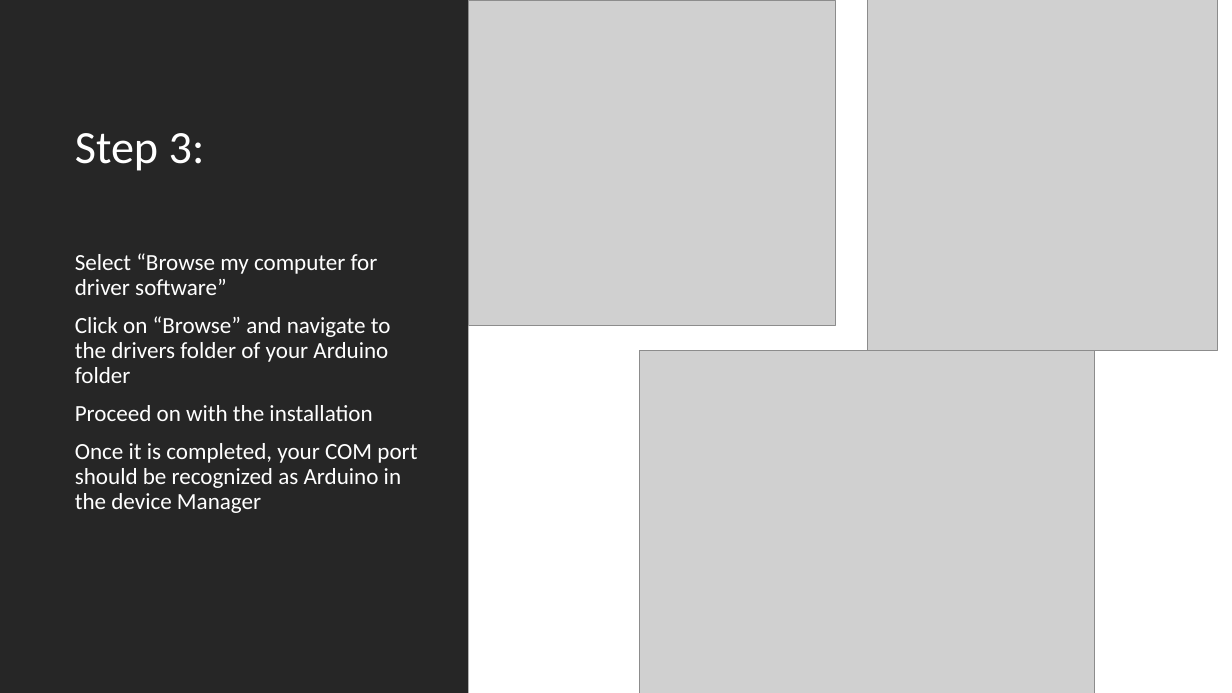
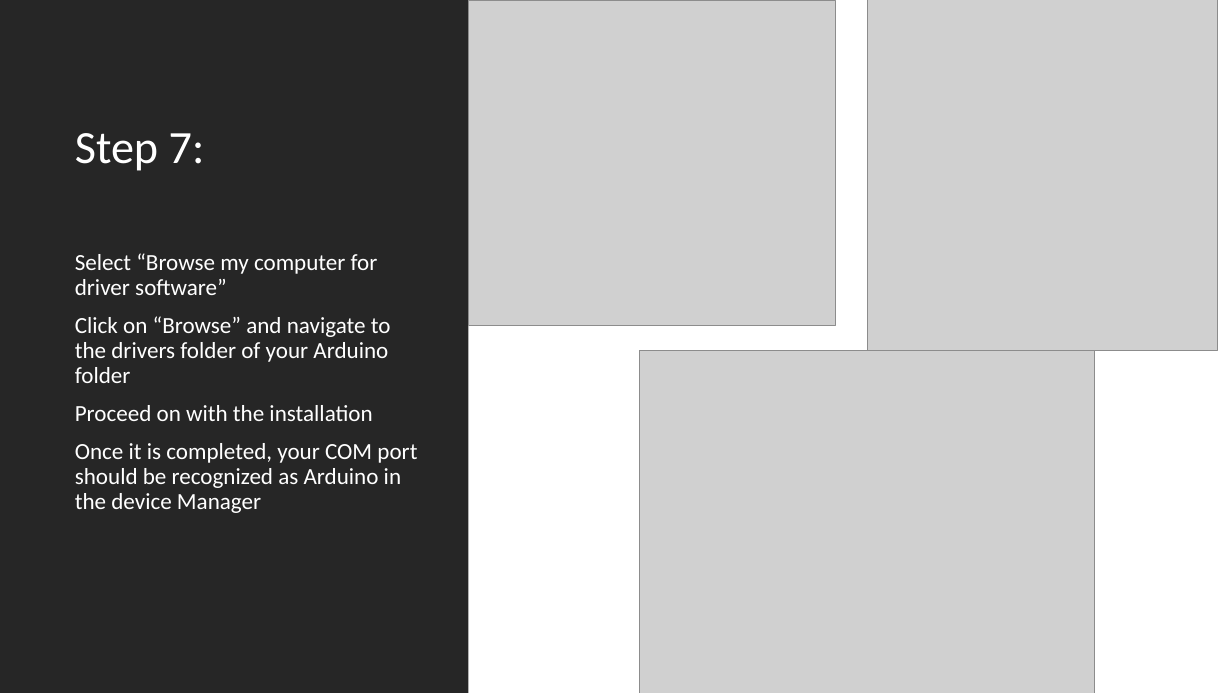
Before and after one commit to ChuaKengPeng/DIP2017, a slide deck: slide 8 of DIP_Phase_1_Lab_Manuals/Installation of Arduino Pro Micro Software.pptx (slide 4 before the commit). Drawn at 1232x693 pixels with LibreOffice and Linux fonts; fonts in the diff are those of the drawing; grey boxes stand for pictures. Boxes give left, top, right and bottom in pixels: in the first picture for what was removed or moved away, otherwise in the second. Text is boxed around its words. In the diff, an @@ line names an element or a change of style, - is before the commit and + after.

```diff
--- a/DIP_Phase_1_Lab_Manuals/Installation of Arduino Pro Micro Software.pptx
+++ b/DIP_Phase_1_Lab_Manuals/Installation of Arduino Pro Micro Software.pptx
@@ title at box(75, 133, 205, 171): text changed @@
-Step 3:
+Step 7:
```
Also in this commit, not shown: 6 other slides changed.
